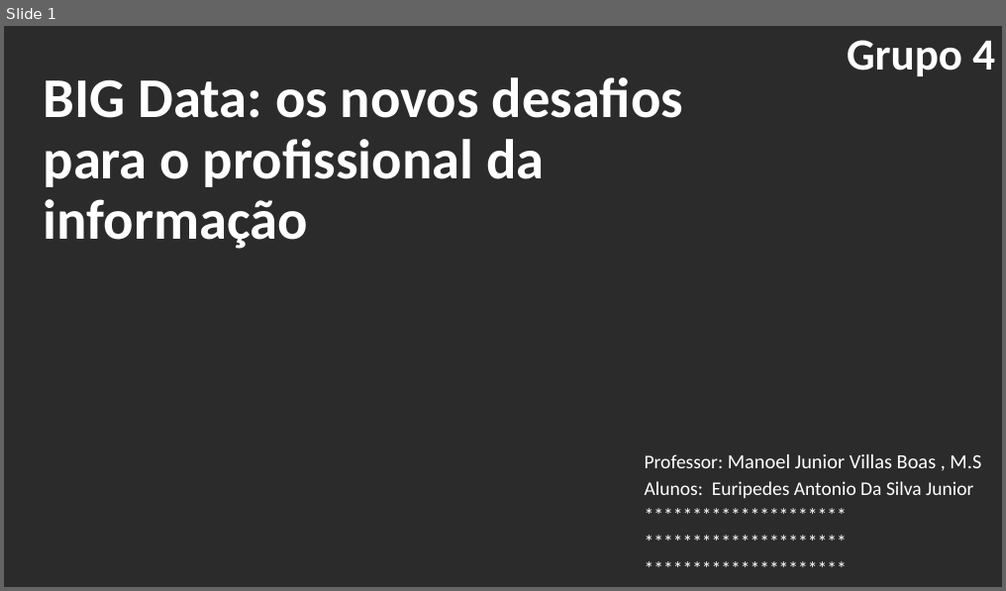
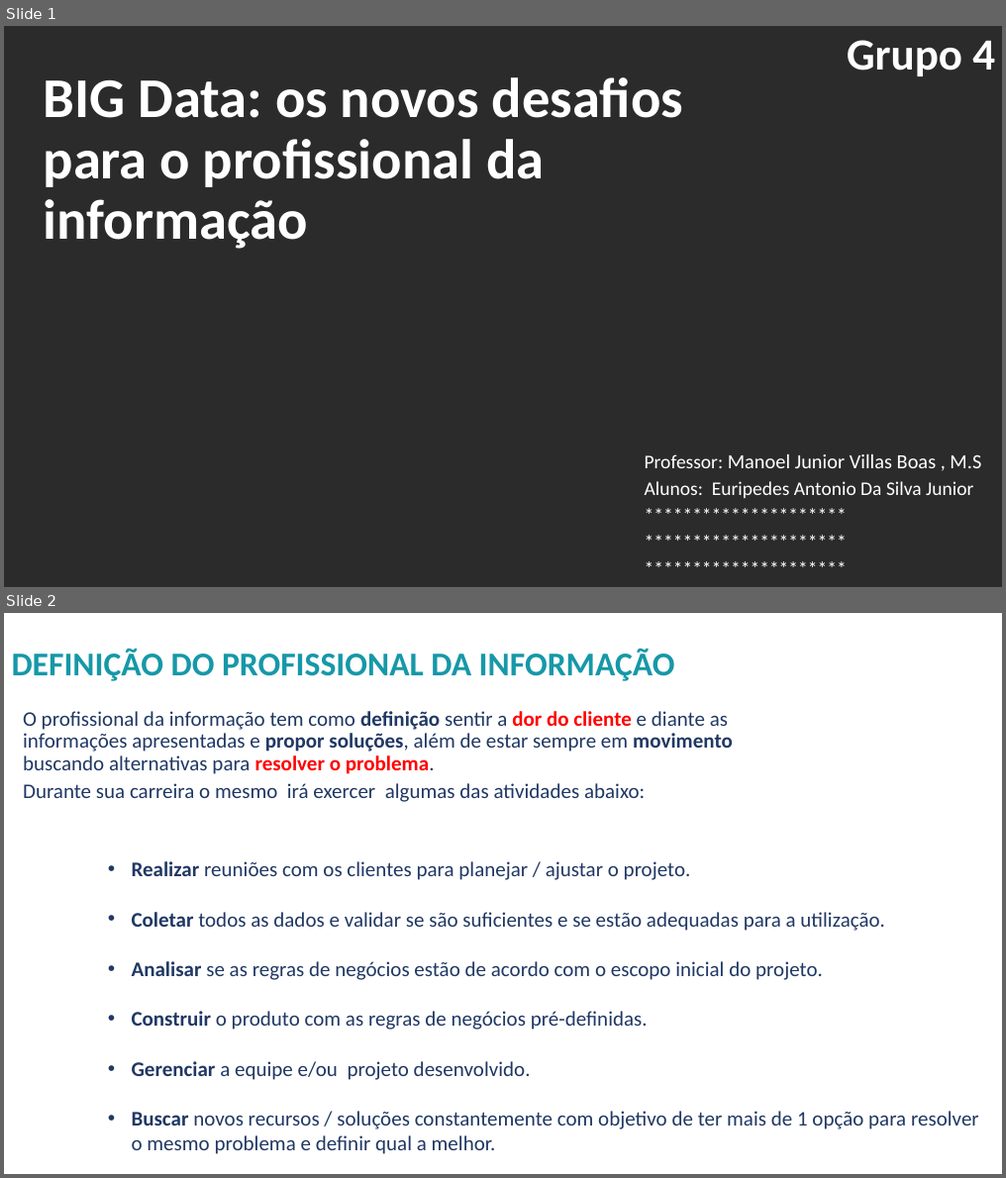
Before and after one commit to Euripedesjr9/UFRJ-ED, a slide deck: Grupo_4_BIG_Data_Desafios_profissional_info.pptx. Shown one above the other, each under a label of ours: slide 1 before the commit, slides 1 and 2 after it. The pictures are 1006x591 and 1006x1178 pixels, drawn with LibreOffice and Linux fonts; fonts in the diff are those of the drawing; background and template pictures are left out; a plain dark background stands for a picture behind light text. Boxes give left, top, right and bottom in pixels: in the first picture for what was removed or moved away, otherwise in the second. Text is boxed around its words. In the diff, an @@ line names an element or a change of style, - is before the commit and + after.

```diff
--- a/Grupo_4_BIG_Data_Desafios_profissional_info.pptx
+++ b/Grupo_4_BIG_Data_Desafios_profissional_info.pptx
@@ slide 2 added at (x1=4, y1=613, x2=1002, y2=1174), background picture (left out) @@
@@ title added at (x1=12, y1=649, x2=675, y2=681), 32 pt, text #1698A8, bold @@
+DEFINIÇÃO DO PROFISSIONAL DA INFORMAÇÃO
@@ text added at (x1=23, y1=711, x2=733, y2=802), 20 pt, text #203864 @@
+  O profissional da informação tem como definição sentir a dor do cliente e diante as informações apresentadas e propor soluções, além de estar sempre em movimento buscando alternativas para resolver o problema.
+  Durante sua carreira o mesmo irá exercer algumas das atividades abaixo:
@@ text added at (x1=132, y1=861, x2=979, y2=1155), 20 pt, text #203864 @@
+• Realizar reuniões com os clientes para planejar / ajustar o projeto.
+• Coletar todos as dados e validar se são suficientes e se estão adequadas para a utilização.
+• Analisar se as regras de negócios estão de acordo com o escopo inicial do projeto.
+• Construir o produto com as regras de negócios pré-definidas.
+• Gerenciar a equipe e/ou projeto desenvolvido.
+• Buscar novos recursos / soluções constantemente com objetivo de ter mais de 1 opção para resolver o mesmo problema e definir qual a melhor.
```
Also in this commit, not shown: 1 slide changed, 4 other slides added, 1 slide removed.
